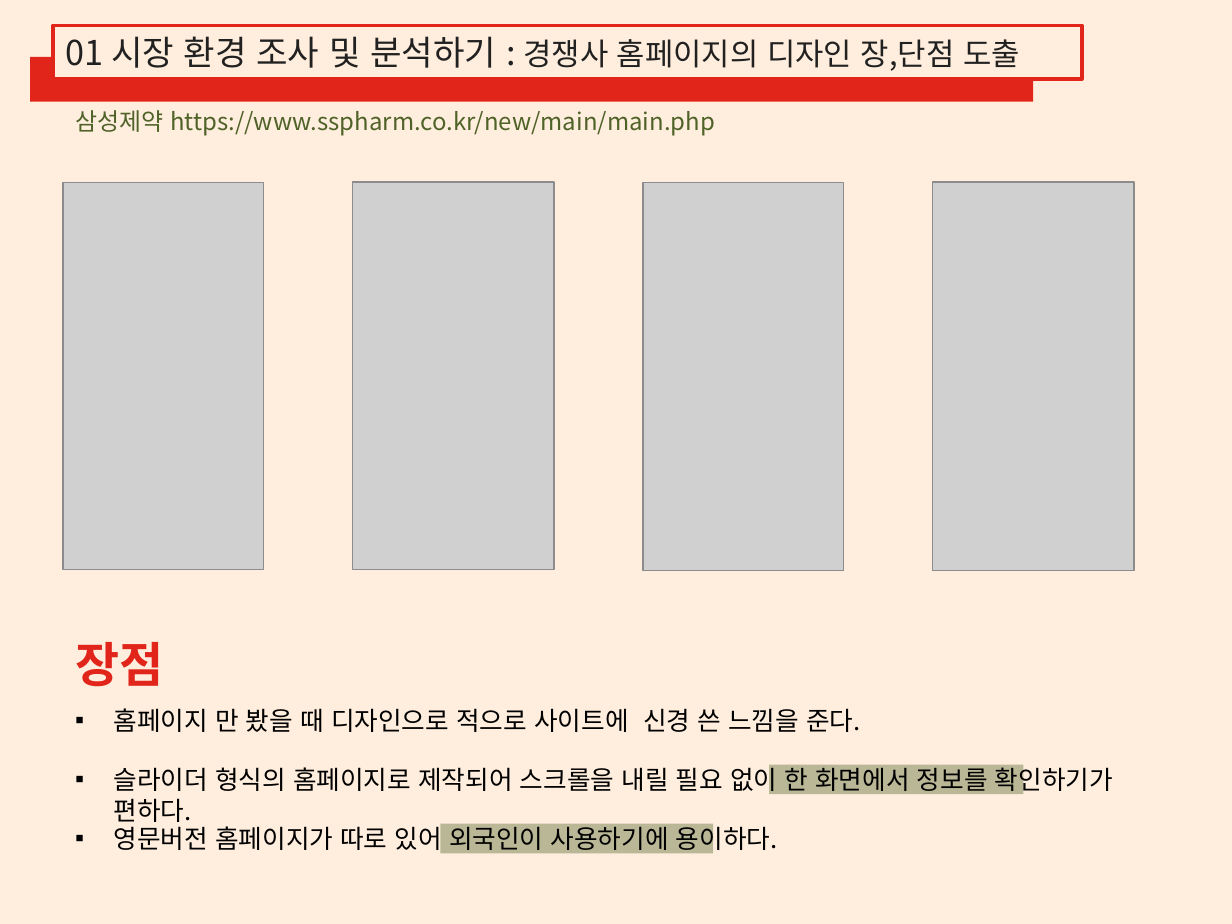
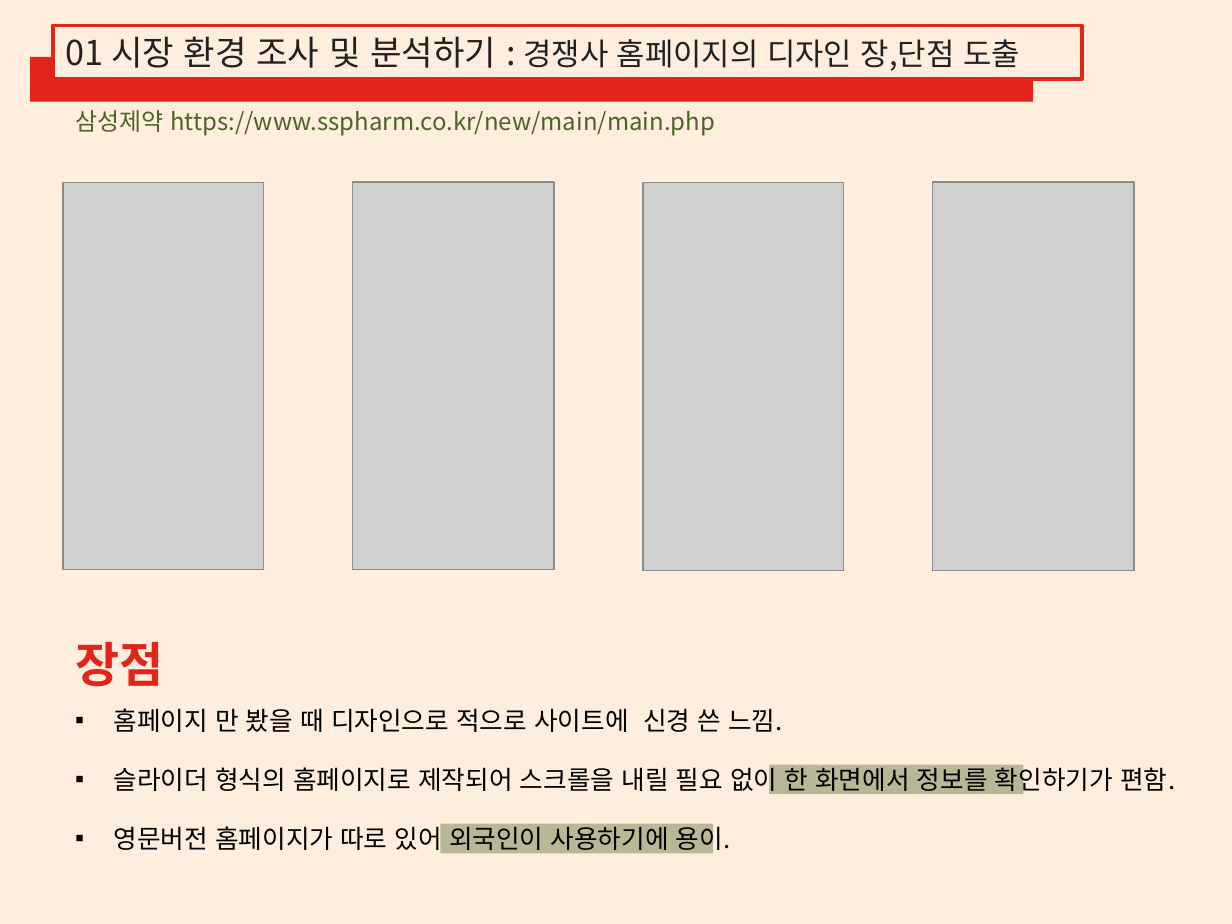
Before and after one commit to LEEGYUNGRIM/report01, a slide deck: slide 3 of 디자인설계 및 조사분석.pptx. Drawn at 1232x924 pixels with LibreOffice and Linux fonts; fonts in the diff are those of the drawing; grey boxes stand for pictures. Boxes give left, top, right and bottom in pixels: in the first picture for what was removed or moved away, otherwise in the second. Text is boxed around its words. In the diff, an @@ line names an element or a change of style, - is before the commit and + after.

```diff
--- a/디자인설계 및 조사분석.pptx
+++ b/디자인설계 및 조사분석.pptx
@@ text at <box>114,708,783,732</box>: text changed @@
-▪ 홈페이지 만 봤을 때 디자인으로 적으로 사이트에 신경 쓴 느낌을 준다.
+▪ 홈페이지 만 봤을 때 디자인으로 적으로 사이트에 신경 쓴 느낌.
@@ text at <box>114,763,1175,796</box>: text changed @@
-▪ 슬라이더 형식의 홈페이지로 제작되어 스크롤을 내릴 필요 없이 한 화면에서 정보를 확인하기가 편하다.
+▪ 슬라이더 형식의 홈페이지로 제작되어 스크롤을 내릴 필요 없이 한 화면에서 정보를 확인하기가 편함.
@@ text at <box>114,822,731,855</box>: text changed @@
-▪ 영문버전 홈페이지가 따로 있어 외국인이 사용하기에 용이하다.
+▪ 영문버전 홈페이지가 따로 있어 외국인이 사용하기에 용이.
```
Also in this commit, not shown: 2 other slides changed.
